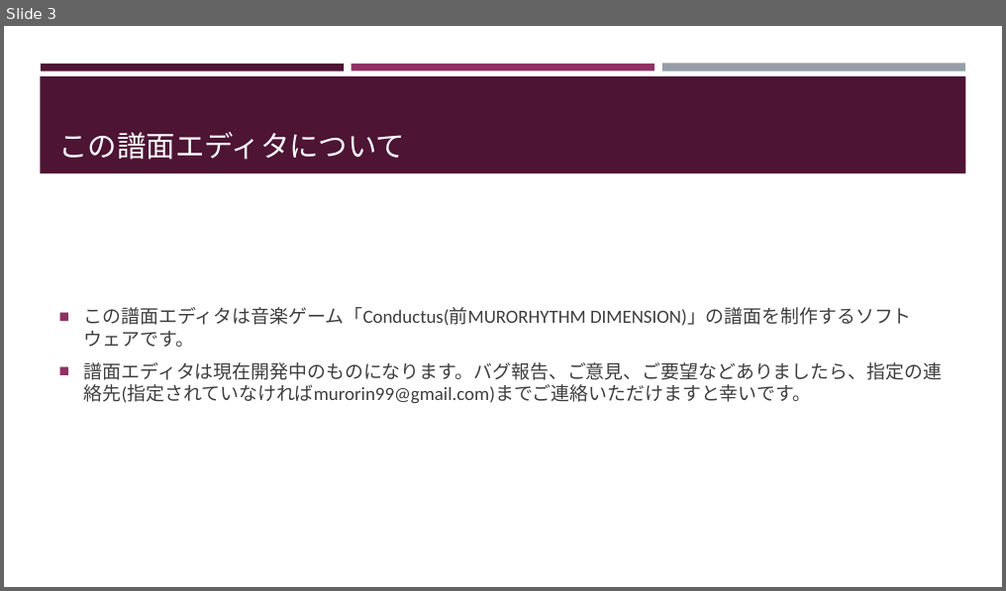
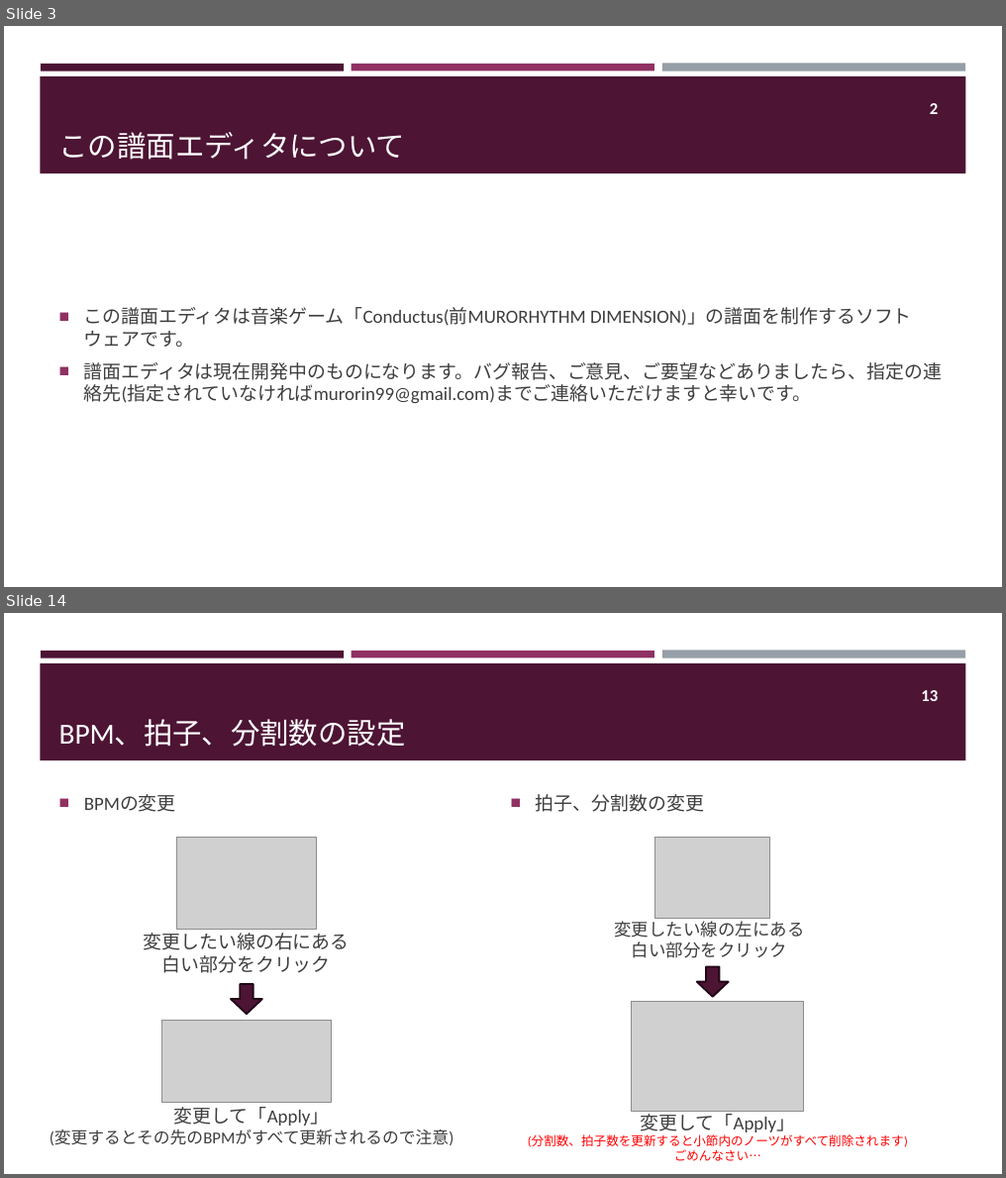
Before and after one commit to mumiroMurorin/MURORYTHM_DIMENTION, a slide deck: Assets/ChartEditor/Texture/Explanation/ChartEditor説明書.pptx. Shown one above the other, each under a label of ours: slide 3 before the commit, slides 3 and 14 after it; the slides between them are not shown. The pictures are 1006x591 and 1006x1178 pixels, drawn with LibreOffice and Linux fonts; fonts in the diff are those of the drawing; grey boxes stand for pictures. Boxes give left, top, right and bottom in pixels: in the first picture for what was removed or moved away, otherwise in the second. Text is boxed around its words. In the diff, an @@ line names an element or a change of style, - is before the commit and + after.

```diff
--- a/Assets/ChartEditor/Texture/Explanation/ChartEditor説明書.pptx
+++ b/Assets/ChartEditor/Texture/Explanation/ChartEditor説明書.pptx
@@ slide 14 added at bbox=[4, 613, 1002, 1174], background #FFFFFF; not listed: 4 template elements that a slide beside it also shows @@
@@ page number added at bbox=[921, 690, 938, 701], 16 pt, text #FFFFFF, bold @@
+13
@@ title added at bbox=[59, 719, 406, 747], 28 pt, text #FFFFFF @@
+BPM、拍子、分割数の設定
@@ text added at bbox=[84, 794, 176, 812], 18 pt, text #3D3D3D @@
+■ BPMの変更
@@ text added at bbox=[536, 794, 704, 812], 18 pt, text #3D3D3D @@
+■ 拍子、分割数の変更
@@ picture added at bbox=[177, 837, 317, 929] @@
@@ picture added at bbox=[655, 837, 770, 919] @@
@@ text added at bbox=[144, 933, 350, 973], 18 pt, text #3D3D3D @@
+変更したい線の右にある
+白い部分をクリック
@@ text added at bbox=[614, 918, 805, 959], 16.6 pt, text #3D3D3D @@
+変更したい線の左にある
+白い部分をクリック
@@ right arrow added at bbox=[697, 967, 729, 997], fill #4D1434, outline #220917 1.75 pt @@
@@ right arrow added at bbox=[231, 984, 262, 1014], fill #4D1434, outline #220917 1.75 pt @@
@@ picture added at bbox=[162, 1020, 331, 1103] @@
@@ picture added at bbox=[632, 1001, 804, 1111] @@
@@ text added at bbox=[50, 1107, 454, 1146], 16 pt, text #3D3D3D @@
+変更して「Apply」
+(変更するとその先のBPMがすべて更新されるので注意)
@@ text added at bbox=[528, 1110, 908, 1161], 12 pt, text #FF0000 @@
+変更して「Apply」
+(分割数、拍子数を更新すると小節内のノーツがすべて削除されます)
+ごめんなさい…
@@ slide 3 changed as well @@
@@ page number added at bbox=[930, 103, 938, 114], 16 pt, text #FFFFFF, bold @@
+2
```
Also in this commit, not shown: 10 other slides changed, 3 other slides added, 3 slides removed, 39 other files.
